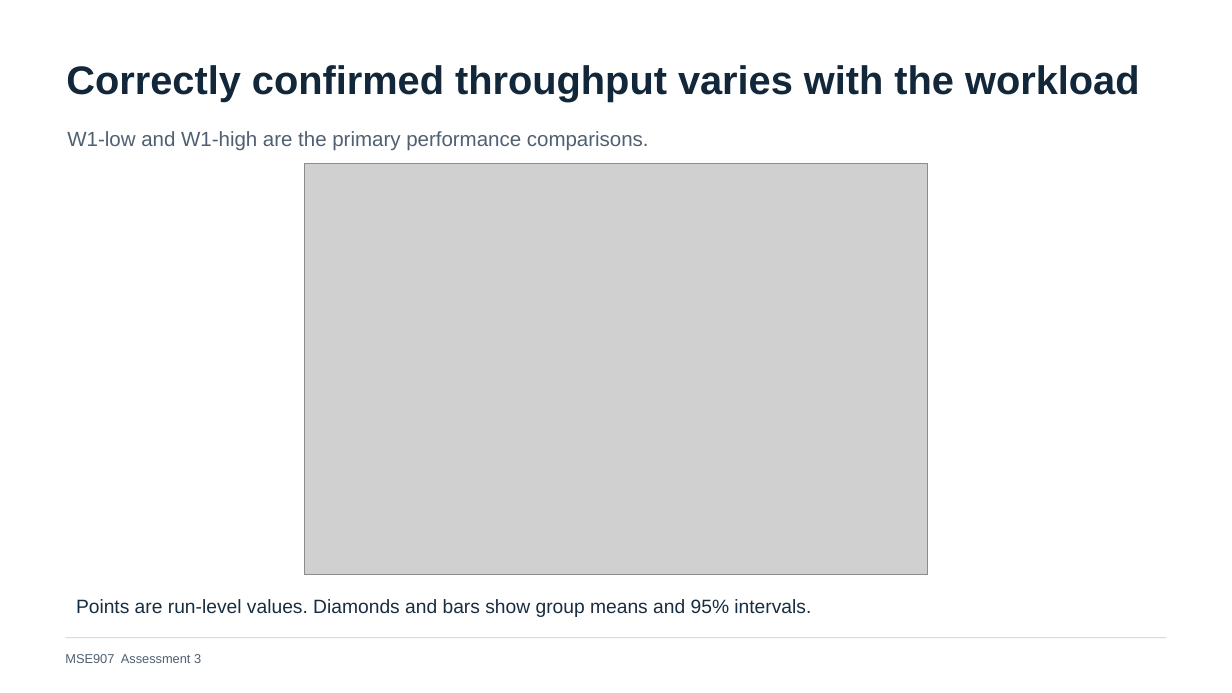
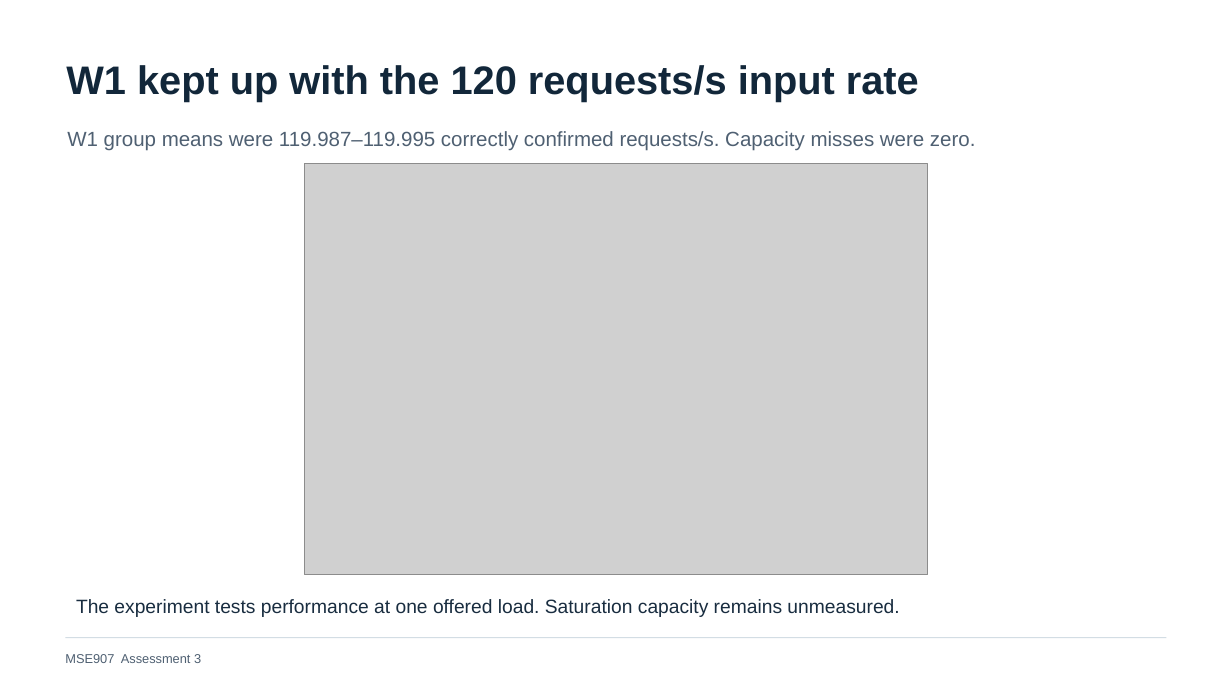
Before and after one commit to miku-wwl/capstone, a slide deck: slide 12 of docs/week04/Day06/Assessment3_Final_Presentation_EN.pptx. Drawn at 1232x693 pixels with LibreOffice and Linux fonts; fonts in the diff are those of the drawing; grey boxes stand for pictures. Boxes give left, top, right and bottom in pixels: in the first picture for what was removed or moved away, otherwise in the second. Text is boxed around its words. In the diff, an @@ line names an element or a change of style, - is before the commit and + after.

```diff
--- a/docs/week04/Day06/Assessment3_Final_Presentation_EN.pptx
+++ b/docs/week04/Day06/Assessment3_Final_Presentation_EN.pptx
@@ text at (66,65,919,102): text changed @@
-Correctly confirmed throughput varies with the workload
+W1 kept up with the 120 requests/s input rate
@@ text at (67,131,976,151): text changed @@
-W1-low and W1-high are the primary performance comparisons.
+W1 group means were 119.987–119.995 correctly confirmed requests/s. Capacity misses were zero.
@@ text at (76,599,899,617): text changed @@
-Points are run-level values. Diamonds and bars show group means and 95% intervals.
+The experiment tests performance at one offered load. Saturation capacity remains unmeasured.
```
Also in this commit, not shown: 9 other slides changed, 12 other files.
